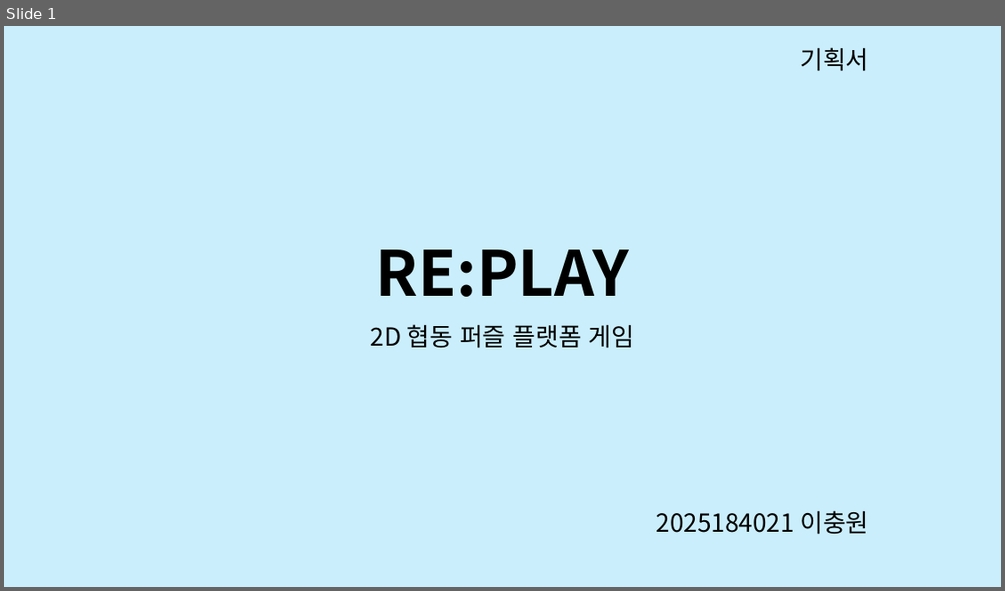
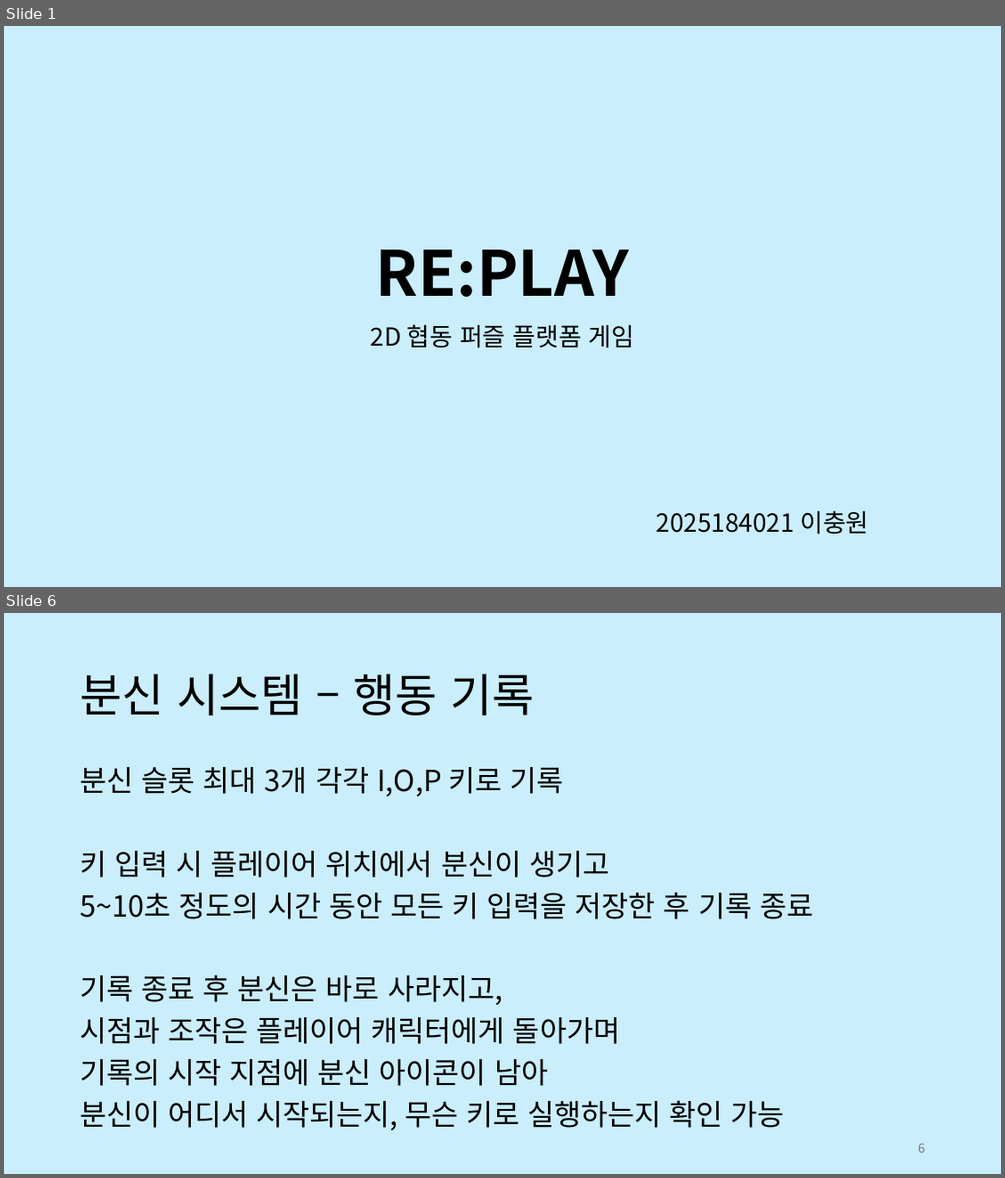
Before and after one commit to aufaks/2DGP_project_26, a slide deck: PR1/기획서.pptx. Shown one above the other, each under a label of ours: slide 1 before the commit, slides 1 and 6 after it; the slides between them are not shown. The pictures are 1005x591 and 1005x1178 pixels, drawn with LibreOffice and Linux fonts; fonts in the diff are those of the drawing. Boxes give left, top, right and bottom in pixels: in the first picture for what was removed or moved away, otherwise in the second. Text is boxed around its words. In the diff, an @@ line names an element or a change of style, - is before the commit and + after.

Commit message:
기획서 작성

```diff
--- a/PR1/기획서.pptx
+++ b/PR1/기획서.pptx
@@ slide 6 added at (x1=4, y1=613, x2=1001, y2=1174), background #CAEEFB @@
@@ title added at (x1=80, y1=674, x2=534, y2=715), 44 pt, text #000000 @@
+분신 시스템 – 행동 기록
@@ text added at (x1=80, y1=767, x2=813, y2=1130), 28 pt, text #000000 @@
+분신 슬롯 최대 3개 각각 I,O,P 키로 기록
+키 입력 시 플레이어 위치에서 분신이 생기고
+5~10초 정도의 시간 동안 모든 키 입력을 저장한 후 기록 종료
+기록 종료 후 분신은 바로 사라지고,
+시점과 조작은 플레이어 캐릭터에게 돌아가며
+기록의 시작 지점에 분신 아이콘이 남아
+분신이 어디서 시작되는지, 무슨 키로 실행하는지 확인 가능
@@ page number added at (x1=918, y1=1143, x2=925, y2=1152), 12 pt, text #797979 @@
+6
@@ slide 1 changed as well @@
@@ text removed at (x1=800, y1=47, x2=868, y2=71) @@
-기획서
```
Also in this commit, not shown: 12 other slides added, 2 slides removed, 1 other file.
